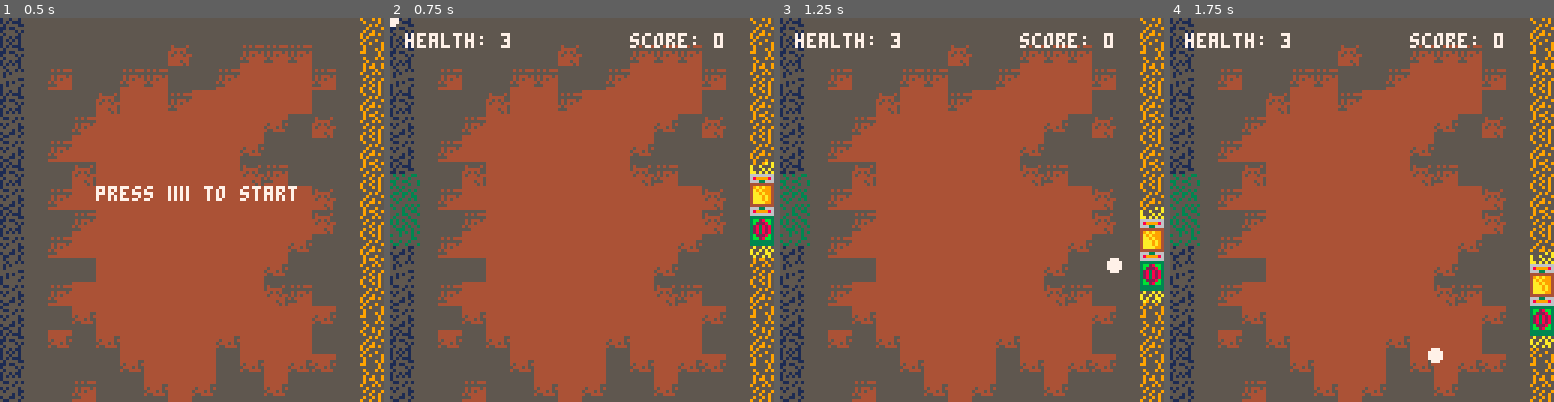
Above: before the commit, frames 1-4 (left to right).
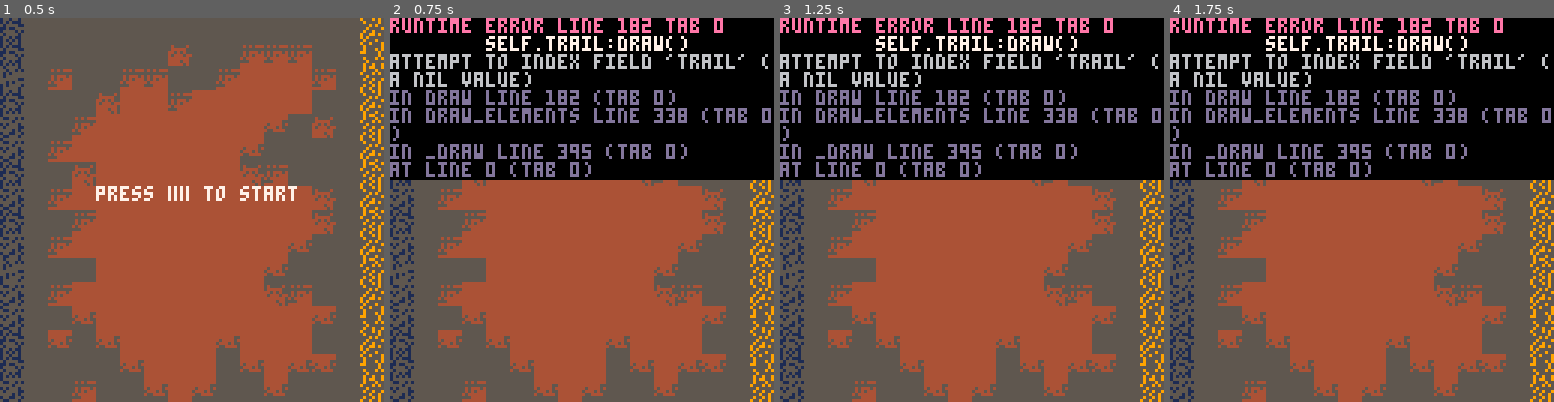
Above: after the commit, the same moments.

Repository: Spider101/Morta-Pong
Game: PICO-8 cartridge game.p8
Same seed, same stepped clock (60 frames per second), same inputs: the game is played once before the commit and once after it.
Inputs:
- Up to frame 1 (0.5 s): tap X (X key) at 0.33 s
- Up to frame 2 (0.75 s): tap O (Z key) at 0.7 s
- Up to frame 3 (1.25 s): tap X (X key) at 1.07 s
- Up to frame 4 (1.75 s): tap O (Z key) at 1.7 s

Frame 1 is identical in both runs. In frame 2, 44% of the frame differs, in the area x 0-100%, y 0-63%; in frame 3, 44%; in frame 4, 44%, in the area x 0-100%, y 0-90%.
Error after the commit: runtime error line 182 tab 0; self.trail:draw(); attempt to index field 'trail' (a nil value)

Commit message:
feat: use sprite for ball and attach particle trail to it

Diff:
--- a/entities/ball.lua
+++ b/entities/ball.lua
@@ -2,18 +2,24 @@
 ball = entity:new({
     dx = 1.5,
     dy = 2,
-    size = 2,
-    color = 7,
-
+    size = block_size,
+    trail = particle_trail,
     init = function(self, x, y, direction_x, direction_y)
-        self.x = x - (self.size / 2)
+        self.x = x - self.size
         self.y = y - (self.size / 2)
         self.dx = self.dx * direction_x
         self.dy = self.dy * direction_y
+        self.trail:flush()
     end,
     move = function(self)
         self.x += self.dx
         self.y += self.dy
+
+        -- spawn trail particles
+        local ball_radius = self.size / 2
+        local center_x = self.x + ball_radius
+        local center_y = self.y + ball_radius
+        self.trail:spawn(center_x, center_y, ball_radius)
     end,
     bounce_x = function(self)
         self.dx = -self.dx
@@ -22,11 +28,7 @@
         self.dy = -self.dy
     end,
     draw = function(self)
-        circfill(
-            self.x,
-            self.y,
-            self.size,
-            self.color
-        )
-    end
+        spr(23, self.x, self.y)
+        self.trail:draw()
+    end,
 })
